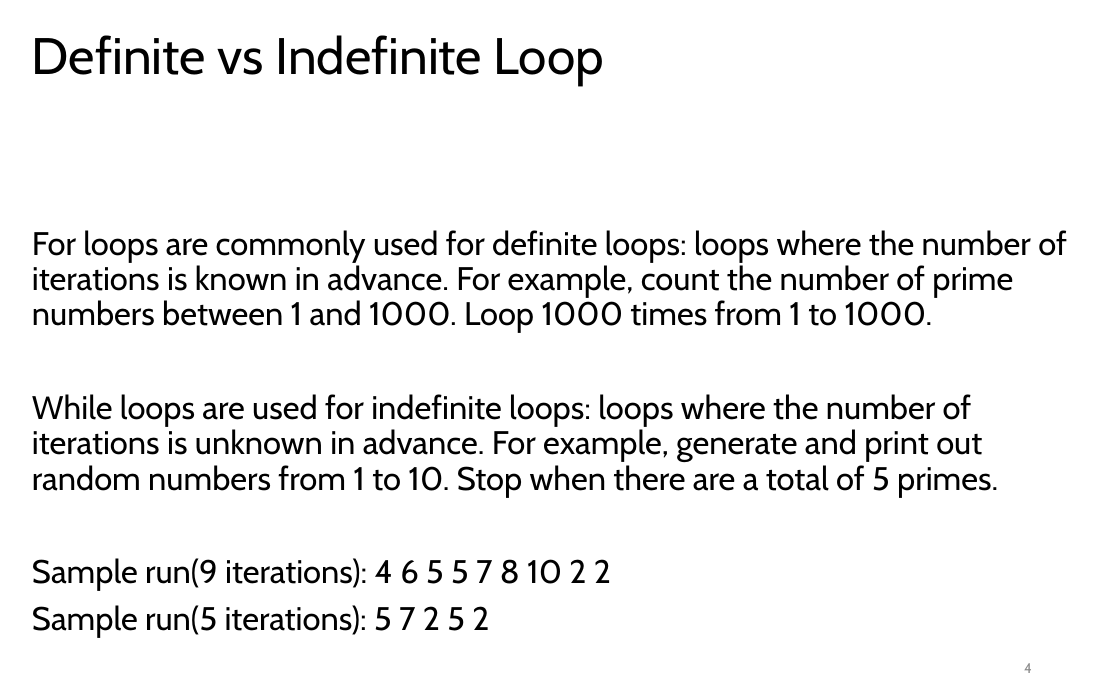
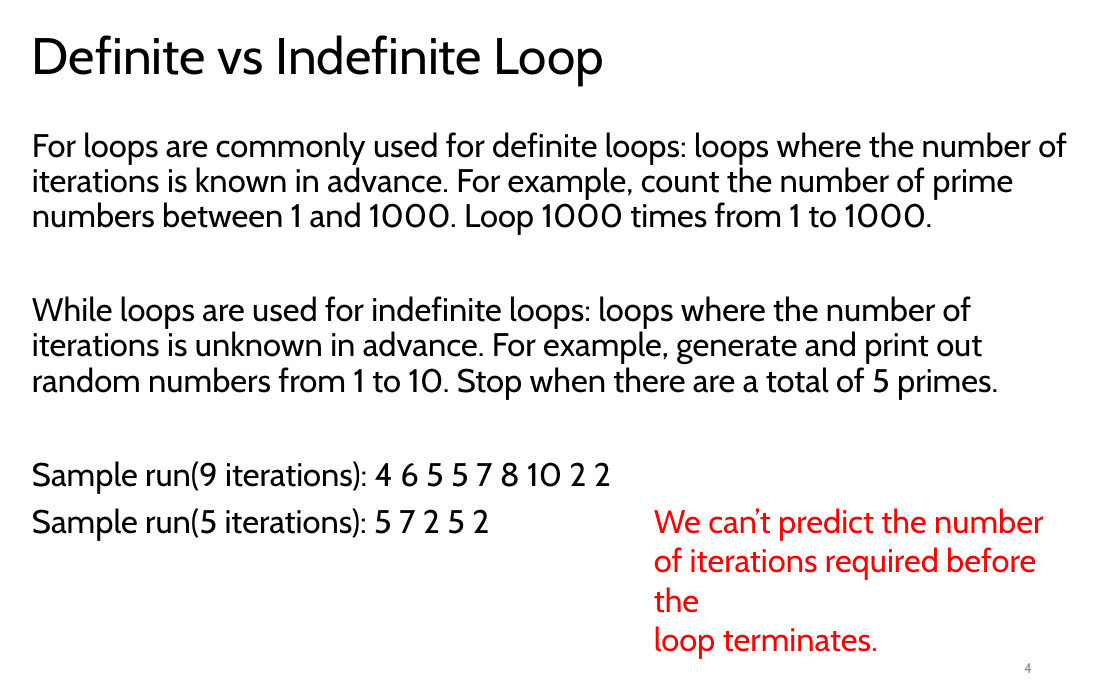
Before and after one commit to LongBaoNguyen/longbaonguyen.github.io, a slide deck: slide 4 of courses/apcsp/lect7.pptx. Drawn at 1120x700 pixels with LibreOffice and Linux fonts; fonts in the diff are those of the drawing. Boxes give left, top, right and bottom in pixels: in the first picture for what was removed or moved away, otherwise in the second. Text is boxed around its words. In the diff, an @@ line names an element or a change of style, - is before the commit and + after.

```diff
--- a/courses/apcsp/lect7.pptx
+++ b/courses/apcsp/lect7.pptx
@@ text "For loops are commonly used ...": place and size @@
-text "For loops are commonly used ..." at box(32, 230, 1067, 638)
+text "For loops are commonly used ..." at box(32, 132, 1067, 541)
@@ text added at box(654, 508, 1043, 659), 21 pt, text #FF0000 @@
+We can’t predict the number
+of iterations required before the
+loop terminates.
```
Also in this commit, not shown: 3 slides added, 1 other file.
